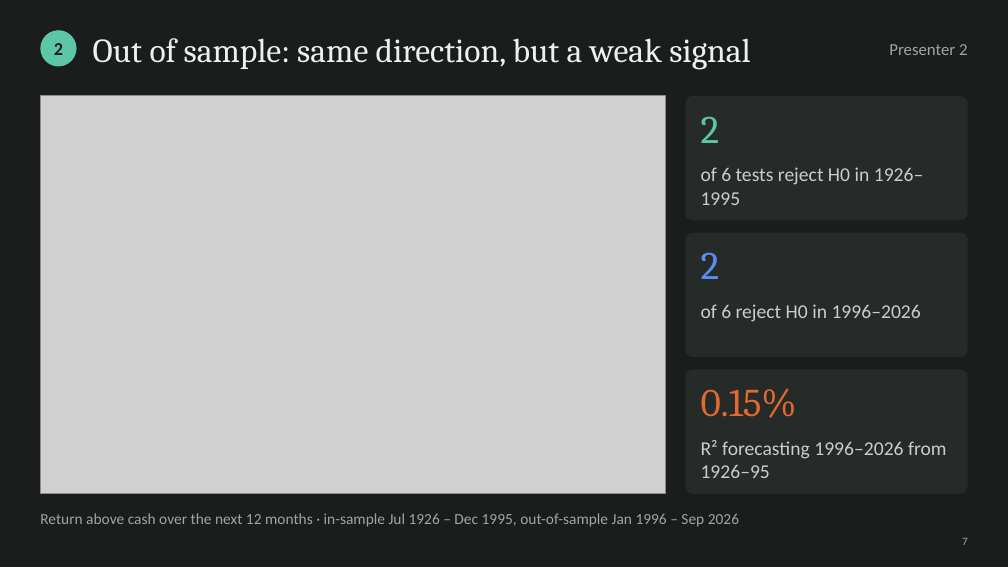
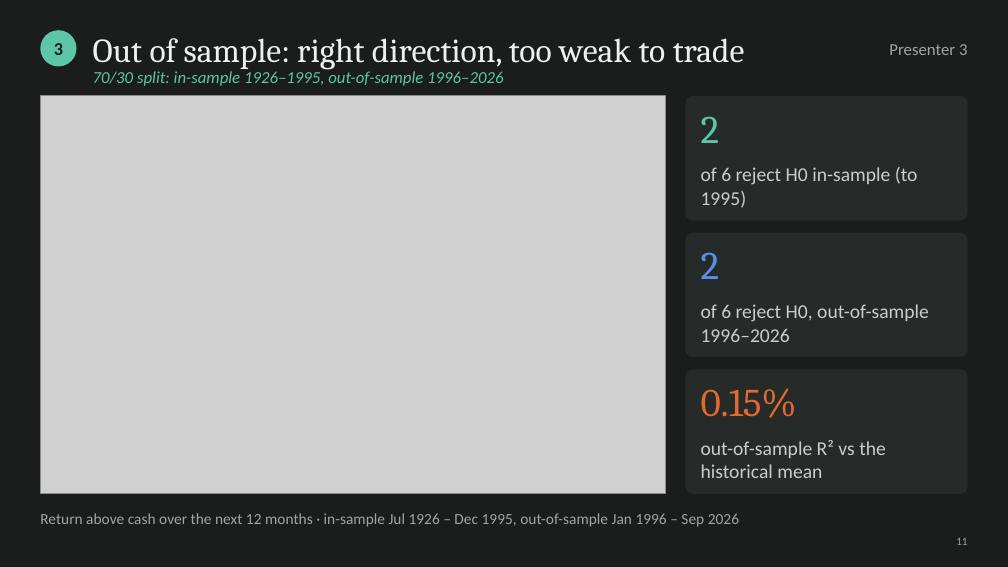
Before and after one commit to cyee02/MQF, a slide deck: slide 12 of QF600/Final Assignment/04 - Presentation Slides Group 6.pptx (slide 7 before the commit). Drawn at 1008x567 pixels with LibreOffice and Linux fonts; fonts in the diff are those of the drawing; grey boxes stand for pictures. Boxes give left, top, right and bottom in pixels: in the first picture for what was removed or moved away, otherwise in the second. Text is boxed around its words. In the diff, an @@ line names an element or a change of style, - is before the commit and + after.

```diff
--- a/QF600/Final Assignment/04 - Presentation Slides Group 6.pptx
+++ b/QF600/Final Assignment/04 - Presentation Slides Group 6.pptx
@@ text at (54, 43, 63, 55): text changed @@
-2
+3
@@ text at (93, 38, 745, 70): text changed @@
-Out of sample: same direction, but a weak signal
+Out of sample: right direction, too weak to trade
@@ text at (889, 44, 967, 55): text changed @@
-Presenter 2
+Presenter 3
@@ text added at (93, 69, 503, 86), 12 pt, text #5CC6A7, italic @@
+70/30 split: in-sample 1926–1995, out-of-sample 1996–2026
@@ text at (701, 167, 918, 208): text changed @@
-of 6 tests reject H0 in 1926–1995
+of 6 reject H0 in-sample (to 1995)
@@ text at (701, 304, 929, 342): text changed @@
-of 6 reject H0 in 1996–2026
+of 6 reject H0, out-of-sample 1996–2026
@@ text at (701, 440, 886, 478): text changed @@
-R² forecasting 1996–2026 from 1926–95
+out-of-sample R² vs the historical mean
@@ text at (956, 538, 967, 545): text changed @@
-7
+11
```
Also in this commit, not shown: 18 other slides changed, 7 slides added, 29 other files.
